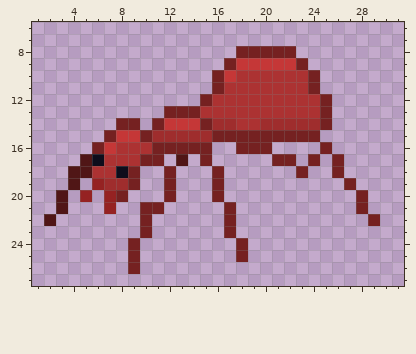
Pixel-art sprite, stored at Assets/Art/UI/Sprite-0001.png. The picture above is the old version.
The file is 32x32 pixels. Shown: x 1..31, y 6..27.
After the commit:
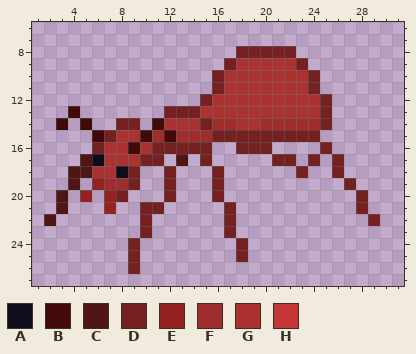
Palette (. is transparent): A #0e0d1b  B #420909  C #501616  D #752121  E #952222  F #9f2d2d  G #ac3232  H #c53737
From old to new:
@@ x 1..31 @@
  8 .................DDDDD.........
- 9 ................DHHHHHD........
-10 ...............DHGGGGGGD.......
+ 9 ................DGGGGGD........
+10 ...............DGGGGGGGD.......
 11 ...............DGGGGGGGD.......
 12 ..............DGGGGGGGGGD......
-13 ...........DDDGGGGGGGGGGD......
-14 .......DD.DHHHDFFGGFFFFFD......
-15 ......DHHDFFFFFDDDDDDDDD.......
-16 .....DHGGGDDDDD..DDD....D......
+13 ...B.......DDDGGGGGGGGGGD......
+14 ..B.B..DD.BGGGDFFGGFFFFFD......
+15 .....BDGGBFBFFFDDDDDDDDD.......
+16 .....DGGBGDDDDD..DDD....D......
 17 ....CAGGGDD.C.D.....DD.D.D.....
